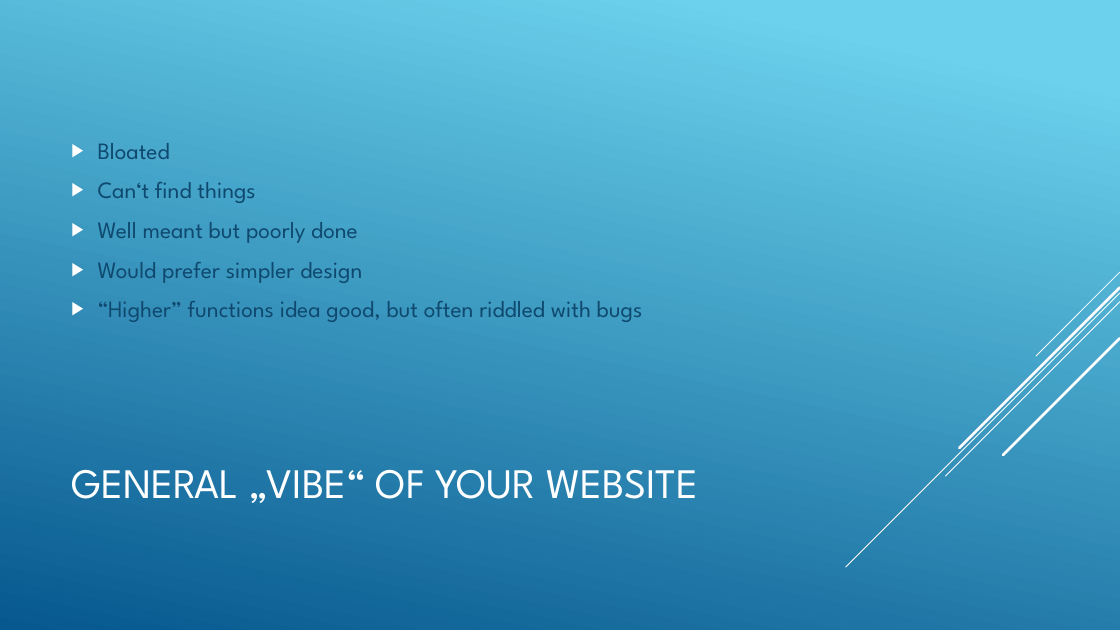
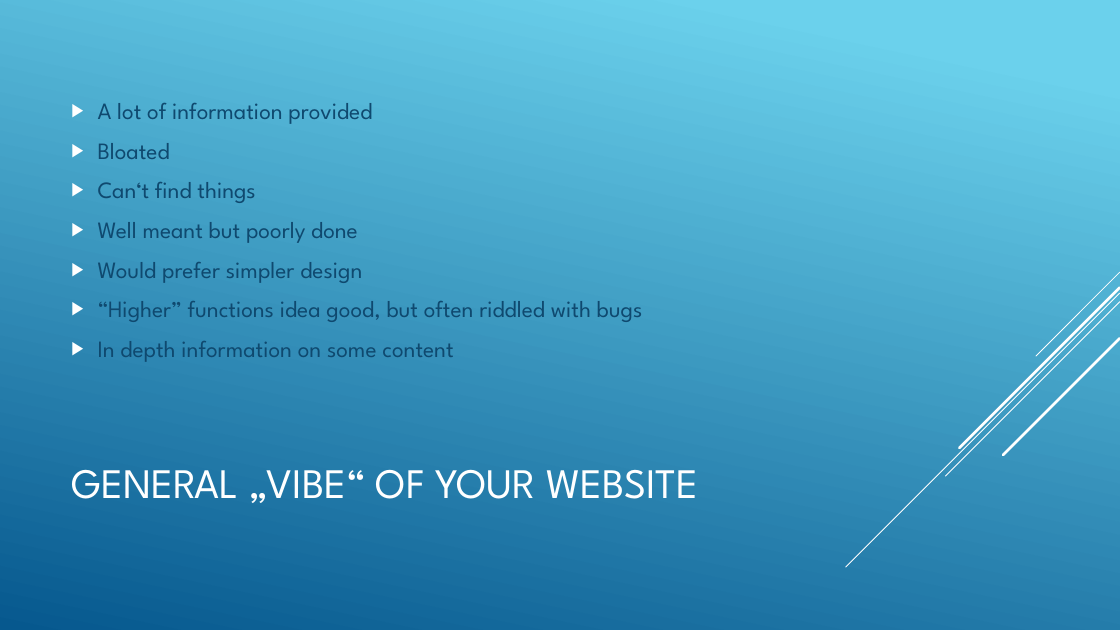
Before and after one commit to Deadmann1/hci_06_06, a slide deck: slide 6 of presentation/presentation.pptx. Drawn at 1120x630 pixels with LibreOffice and Linux fonts; fonts in the diff are those of the drawing. Boxes give left, top, right and bottom in pixels: in the first picture for what was removed or moved away, otherwise in the second. Text is boxed around its words. In the diff, an @@ line names an element or a change of style, - is before the commit and + after.

Commit message:
Präse

```diff
--- a/presentation/presentation.pptx
+++ b/presentation/presentation.pptx
@@ text at (98,103,372,124): paragraph added @@
+▶ A lot of information provided
@@ text at (98,341,453,362): paragraph added @@
+▶ In depth information on some content
```
